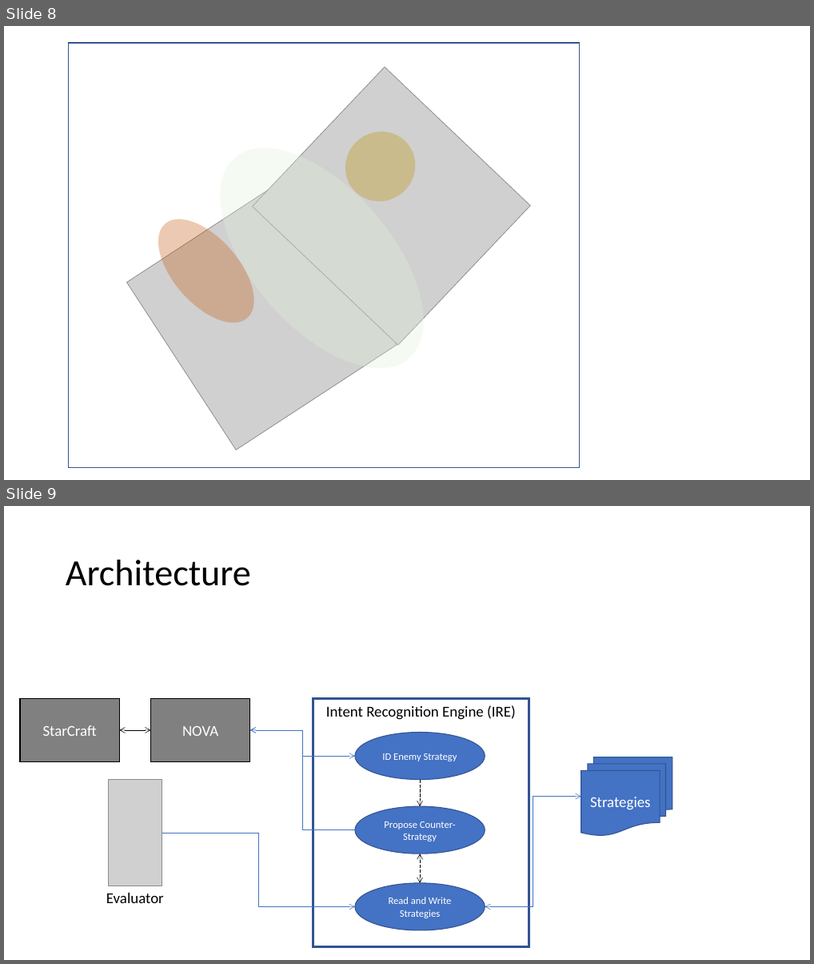
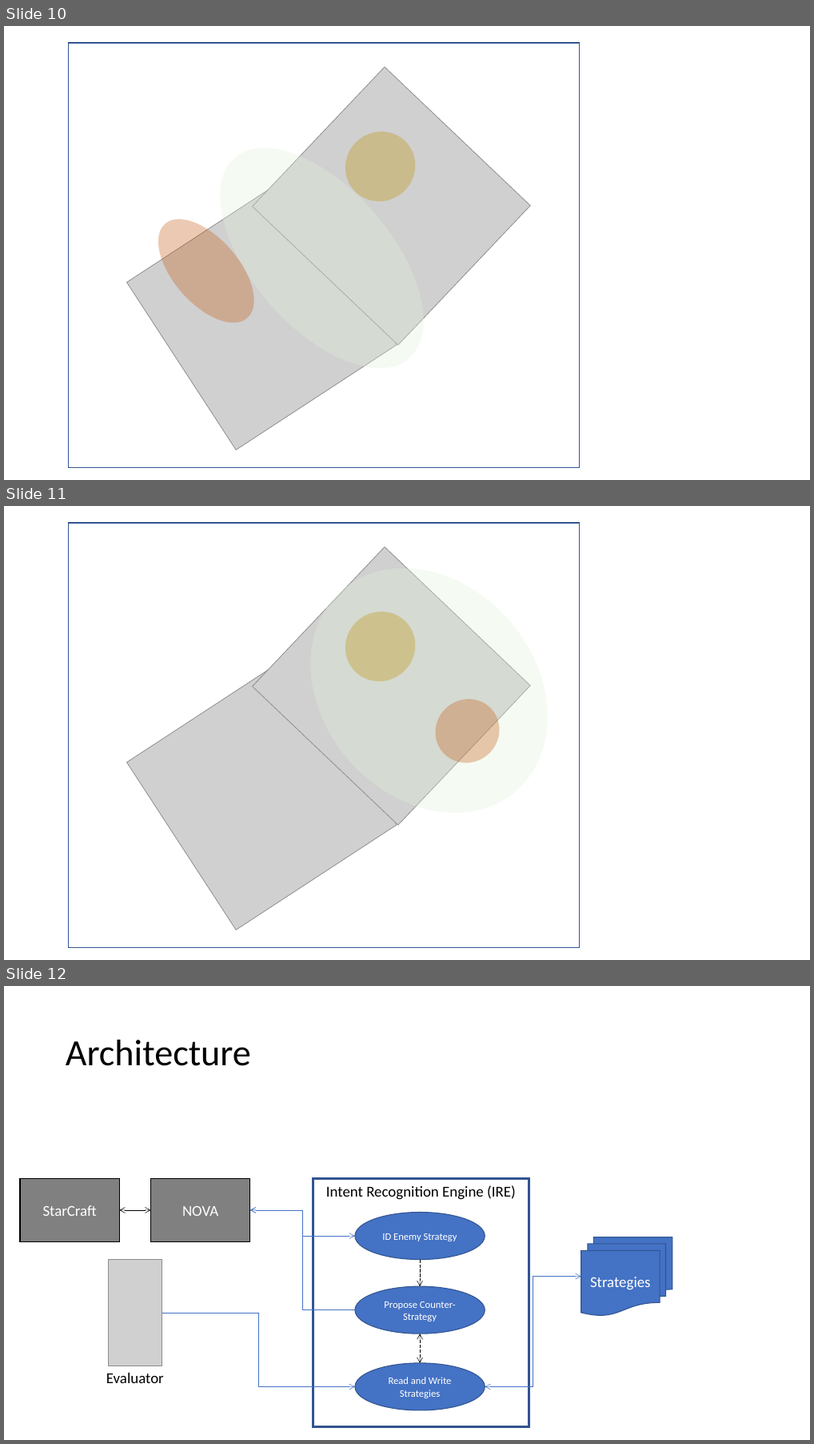
Before and after one commit to mikewkozak/IRE, a slide deck: Documentation/Architecture.pptx. Shown one above the other, each under a label of ours: slides 8 and 9 before the commit, slides 10, 11 and 12 after it. The pictures are 814x964 and 814x1444 pixels, drawn with LibreOffice and Linux fonts; fonts in the diff are those of the drawing; grey boxes stand for pictures. Boxes give left, top, right and bottom in pixels: in the first picture for what was removed or moved away, otherwise in the second. Text is boxed around its words. In the diff, an @@ line names an element or a change of style, - is before the commit and + after.

```diff
--- a/Documentation/Architecture.pptx
+++ b/Documentation/Architecture.pptx
@@ slide 11 added at bbox=[4, 506, 810, 960], background #FFFFFF @@
@@ rectangle added at bbox=[69, 523, 581, 948], outline #325491 1 pt @@
@@ ellipse added at bbox=[262, 520, 597, 860], fill #E2F0D9 at 32% opacity @@
@@ picture added at bbox=[252, 547, 530, 824] @@
@@ ellipse added at bbox=[331, 596, 430, 696], fill #BF9000 at 32% opacity @@
@@ picture added at bbox=[126, 657, 398, 930] @@
@@ ellipse added at bbox=[422, 686, 513, 776], fill #C55A11 at 32% opacity @@
@@ what was slide 8 is now slide 10 @@
@@ what was slide 9 is now slide 12 @@
```
Also in this commit, not shown: 1 slide changed, 2 other slides added, 1 other file.
